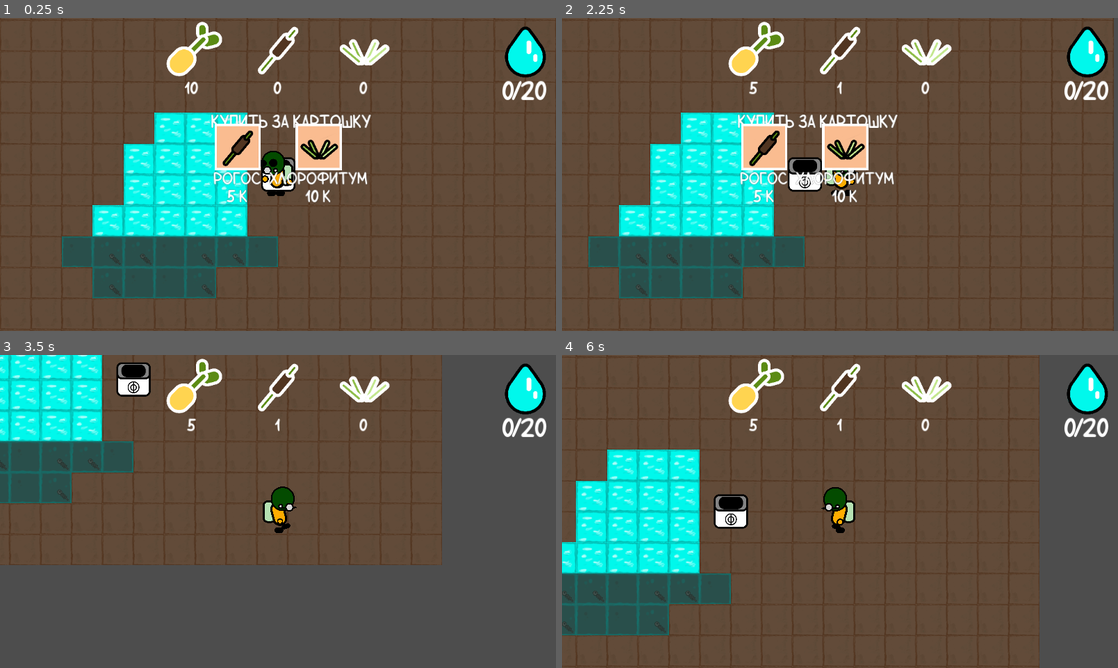
Above: before the commit, frames 1-4 (two rows, left to right).
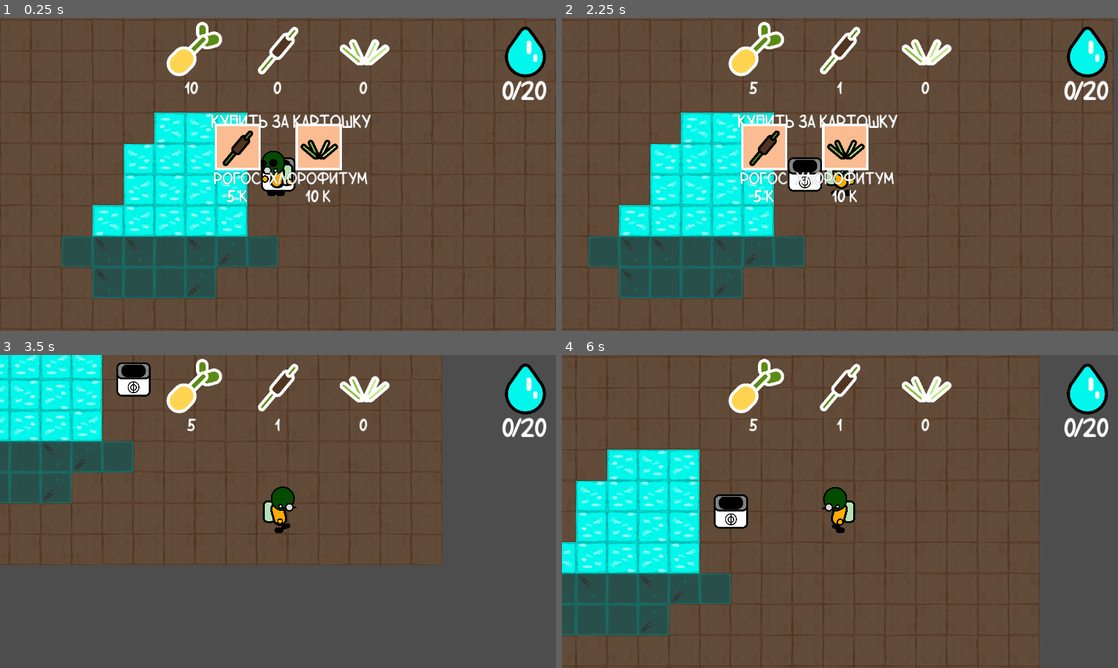
Above: after the commit, the same moments.

Repository: Voladsky/start-game-jam-2024
Game: Godot game, scene res://world/world.tscn
Same seed, same stepped clock (60 frames per second), same inputs: the game is played once before the commit and once after it.
Inputs (mouse positions are in pixels of both pictures, inside the frame that each line leads up to):
- Up to frame 1 (0.25 s): no input
- Up to frame 2 (2.25 s): click (801, 146) at 0.5 s; click (878, 146) at 1.25 s; move the mouse to (578, 36) at 2.02 s; press the mouse at (578, 36) at 2.03 s; hold D (move_right) from 2.03 s (still down)
- Up to frame 3 (3.5 s): move the mouse to (5, 373) at 2.77 s; release D (move_right) at 2.78 s; release the mouse at (5, 373) at 2.78 s; hold S (move_down) from 2.78 s (still down); right-click (5, 373) at 2.85 s; click (5, 373) at 2.92 s
- Up to frame 4 (6 s): move the mouse to (589, 361) at 3.52 s; release S (move_down) at 3.53 s; press the mouse at (589, 361) at 3.53 s; hold D (move_right) 3.53-4.28 s; move the mouse to (573, 383) at 4.27 s; release the mouse at (573, 383) at 4.28 s; hold W (move_up) 4.28-5.03 s; right-click (573, 383) at 4.35 s; click (573, 383) at 4.42 s; move the mouse to (567, 361) at 5.02 s; press the mouse at (567, 361) at 5.03 s; hold A (move_left) from 5.03 s (still down); move the mouse to (578, 373) at 5.77 s; release the mouse at (578, 373) at 5.78 s; right-click (578, 373) at 5.85 s; click (578, 373) at 5.92 s

The runs differ from the first frame. In frame 1, 2.1% of the frame differs, in the area x 5-95%, y 0-100%; in frame 2, 2.1%; in frame 3, 1.6%; in frame 4, 2.4%, in the area x 0-75%, y 10-100%.

Commit message:
Added random rotation to tiles

Diff:
--- a/tilemap/field_tile.gd
+++ b/tilemap/field_tile.gd
@@ -8,7 +8,10 @@
 
 
 func _ready():
+	var rng = RandomNumberGenerator.new()
 	player = get_tree().get_nodes_in_group("player")[0]
+	$Field.flip_h = rng.randi() % 2
+	$Field.flip_v = rng.randi() % 2
 
 
 func _input_event(_viewport, _event, _shape_idx):
--- a/tilemap/field_tile.tscn
+++ b/tilemap/field_tile.tscn
@@ -1,18 +1,15 @@
-[gd_scene load_steps=10 format=3 uid="uid://cqopna5wms1rq"]
+[gd_scene load_steps=9 format=3 uid="uid://cqopna5wms1rq"]
 
 [ext_resource type="Script" path="res://tilemap/field_tile.gd" id="1_fx8tt"]
 [ext_resource type="Texture2D" uid="uid://dt34vdnajx2ga" path="res://assets/sprites/Tilesets/Frame.png" id="2_6wf7r"]
 [ext_resource type="Texture2D" uid="uid://d0m1asv67g1ke" path="res://assets/sprites/Tilesets/Ground.png" id="2_ctxa0"]
 [ext_resource type="Texture2D" uid="uid://pmn55hcb2rgd" path="res://assets/sprites/Tilesets/PotatoSheet.png" id="4_wu5pt"]
 [ext_resource type="Texture2D" uid="uid://bpgi31hb85uds" path="res://assets/sprites/Tilesets/WaterDrop.png" id="5_buqpx"]
-[ext_resource type="AudioStream" uid="uid://btyv0i1ttptc3" path="res://assets/sounds/plant.wav" id="6_grwjw"]
-[ext_resource type="AudioStream" uid="uid://rqdy481koyq0" path="res://assets/sounds/collect.wav" id="7_f4acf"]
+[ext_resource type="AudioStream" uid="uid://btyv0i1ttptc3" path="res://assets/sounds/plant.wav" id="6_gr17q"]
+[ext_resource type="AudioStream" uid="uid://rqdy481koyq0" path="res://assets/sounds/collect.wav" id="7_jjicx"]
 
 [sub_resource type="RectangleShape2D" id="RectangleShape2D_58mw5"]
 size = Vector2(64, 64)
-
-[sub_resource type="Gradient" id="Gradient_dm3ec"]
-colors = PackedColorArray(1, 1, 0.972549, 1, 1, 1, 1, 0.0313726)
 
 [node name="FieldTile" type="Area2D"]
 script = ExtResource("1_fx8tt")
@@ -40,30 +37,13 @@
 scale = Vector2(0.25, 0.25)
 texture = ExtResource("5_buqpx")
 
-[node name="WateringParticle" type="CPUParticles2D" parent="."]
-position = Vector2(0, -25)
-emitting = false
-amount = 15
-lifetime = 0.5
-one_shot = true
-explosiveness = 0.3
-texture = ExtResource("5_buqpx")
-emission_shape = 3
-emission_rect_extents = Vector2(16, 16)
-spread = 180.0
-gravity = Vector2(0, 200)
-angular_velocity_min = 30.0
-angular_velocity_max = 50.0
-linear_accel_max = 20.0
-scale_amount_min = 0.05
-scale_amount_max = 0.1
-color_ramp = SubResource("Gradient_dm3ec")
+[node name="PlantSound" type="AudioStreamPlayer2D" parent="."]
+stream = ExtResource("6_gr17q")
+bus = &"Effects"
 
-[node name="PlantSound" type="AudioStreamPlayer" parent="."]
-stream = ExtResource("6_grwjw")
-
-[node name="CollectSound" type="AudioStreamPlayer" parent="."]
-stream = ExtResource("7_f4acf")
+[node name="CollectSound" type="AudioStreamPlayer2D" parent="."]
+stream = ExtResource("7_jjicx")
+bus = &"Effects"
 
 [connection signal="mouse_entered" from="." to="." method="_on_mouse_entered"]
 [connection signal="mouse_exited" from="." to="." method="_on_mouse_exited"]
--- a/tilemap/poisoned_water_tile.gd
+++ b/tilemap/poisoned_water_tile.gd
@@ -18,6 +18,8 @@
 		preload("res://assets/sprites/Tilesets/DirtyWater2.png")
 	]
 	$Sprite2D.texture = possible_textures[rng.randi() % 2]
+	$Sprite2D.flip_h = rng.randi() % 2
+	$Sprite2D.flip_v = rng.randi() % 2
 
 func _unhandled_input(_event):
 	if Input.is_action_pressed("left_click"):
--- a/tilemap/poisoned_water_tile.tscn
+++ b/tilemap/poisoned_water_tile.tscn
@@ -1,14 +1,14 @@
 [gd_scene load_steps=6 format=3 uid="uid://bxj3xyumiyhrb"]
 
 [ext_resource type="Script" path="res://tilemap/poisoned_water_tile.gd" id="1_ojis2"]
-[ext_resource type="Texture2D" uid="uid://u04e8ynal2qu" path="res://assets/sprites/Tilesets/DirtyWater1.png" id="2_nqxbu"]
+[ext_resource type="Texture2D" uid="uid://btcsemdcx6dr8" path="res://assets/sprites/Tilesets/WaterTile.png" id="2_xhc87"]
 [ext_resource type="Texture2D" uid="uid://dt34vdnajx2ga" path="res://assets/sprites/Tilesets/Frame.png" id="3_4tsju"]
 [ext_resource type="AudioStream" uid="uid://btyv0i1ttptc3" path="res://assets/sounds/plant.wav" id="7_7ms8m"]
 
 [sub_resource type="RectangleShape2D" id="RectangleShape2D_7e8t7"]
 size = Vector2(64, 64)
 
-[node name="PoisonedWater" type="StaticBody2D"]
+[node name="PoisonedWater" type="StaticBody2D" groups=["poisoned_water"]]
 input_pickable = true
 script = ExtResource("1_ojis2")
 
@@ -16,7 +16,7 @@
 shape = SubResource("RectangleShape2D_7e8t7")
 
 [node name="Sprite2D" type="Sprite2D" parent="."]
-texture = ExtResource("2_nqxbu")
+texture = ExtResource("2_xhc87")
 
 [node name="Frame" type="Sprite2D" parent="."]
 visible = false
--- a/tilemap/water_tile.gd
+++ b/tilemap/water_tile.gd
@@ -8,8 +8,11 @@
 
 
 func _ready():
+	var rng = RandomNumberGenerator.new()
 	player = get_tree().get_nodes_in_group("player")[0]
 	$Label.text = str(water_amount)
+	$Sprite2D.flip_h = rng.randi() % 2
+	$Sprite2D.flip_v = rng.randi() % 2
 
 
 func _unhandled_input(_event):
